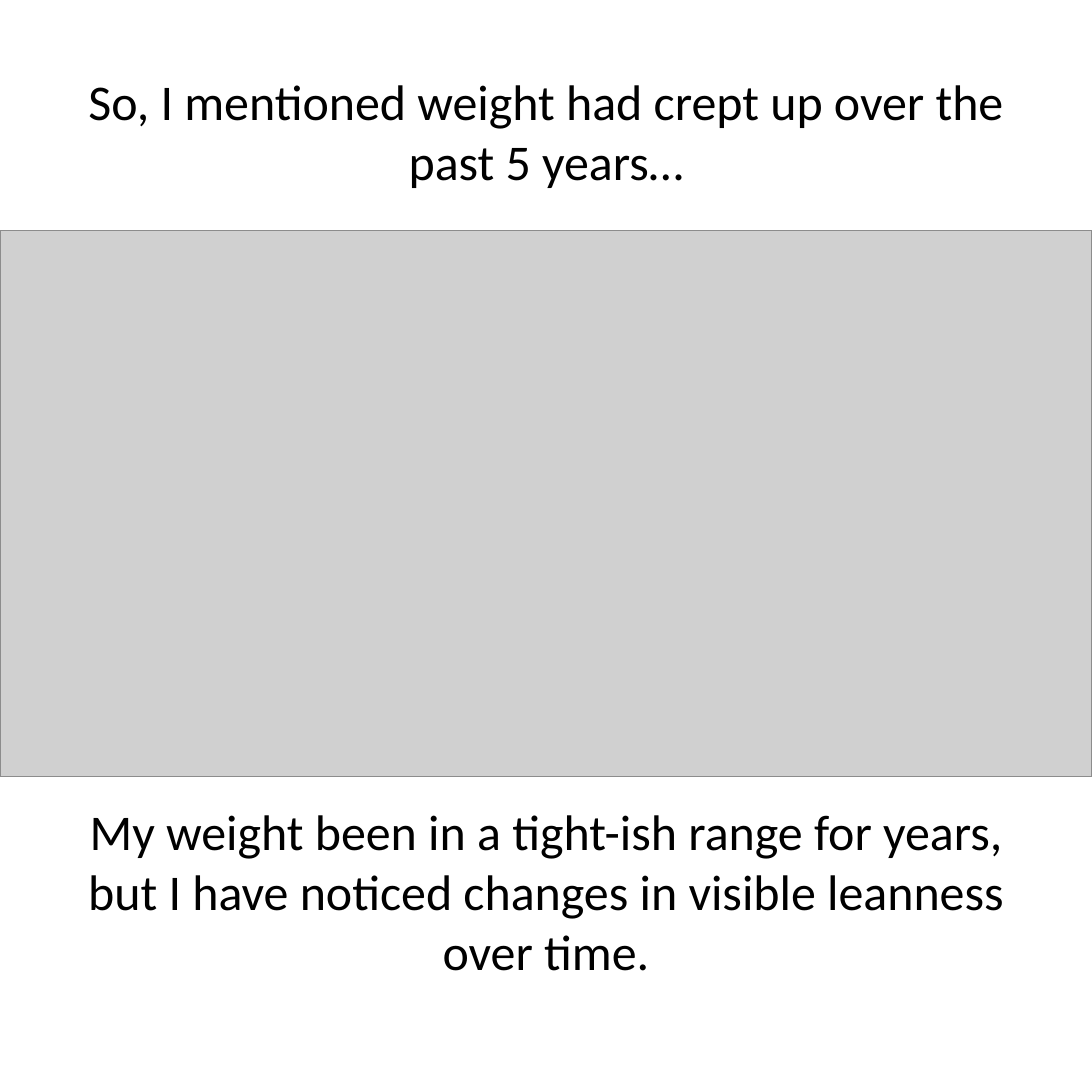
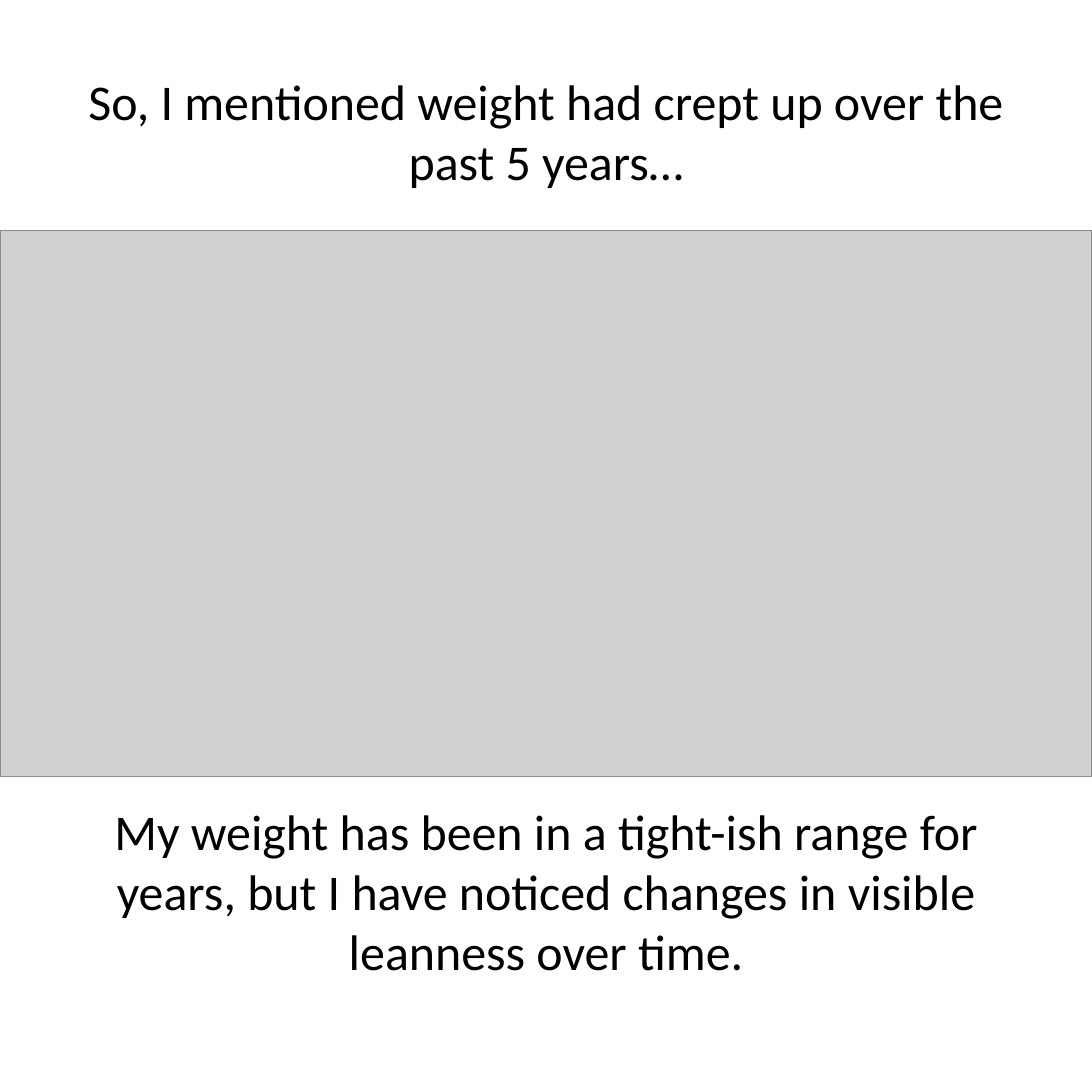
Before and after one commit to jamessteeleii/blackpill_progress, a slide deck: slide 8 of images/carousel.pptx. Drawn at 1092x1092 pixels with LibreOffice and Linux fonts; fonts in the diff are those of the drawing; grey boxes stand for pictures. Boxes give left, top, right and bottom in pixels: in the first picture for what was removed or moved away, otherwise in the second. Text is boxed around its words. In the diff, an @@ line names an element or a change of style, - is before the commit and + after.

```diff
--- a/images/carousel.pptx
+++ b/images/carousel.pptx
@@ text at (x1=114, y1=815, x2=978, y2=971): text changed @@
-My weight been in a tight-ish range for years, but I have noticed changes in visible leanness over time.
+My weight has been in a tight-ish range for years, but I have noticed changes in visible leanness over time.
```
Also in this commit, not shown: 10 other slides changed, 23 other files.
